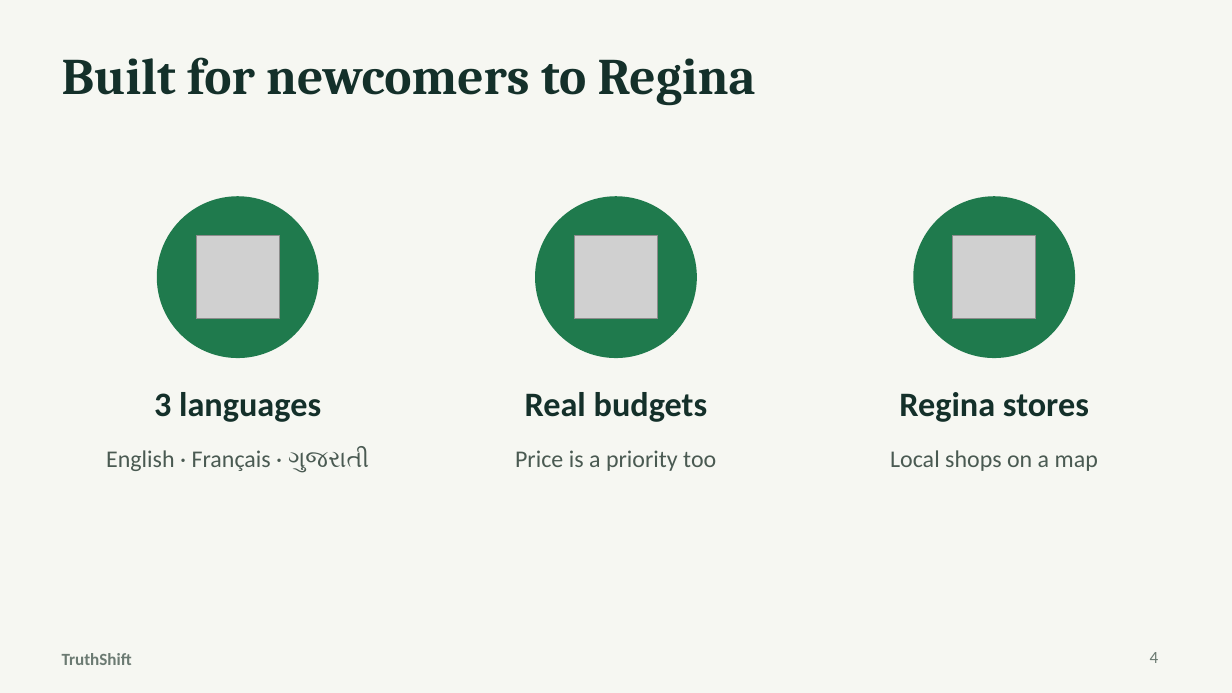
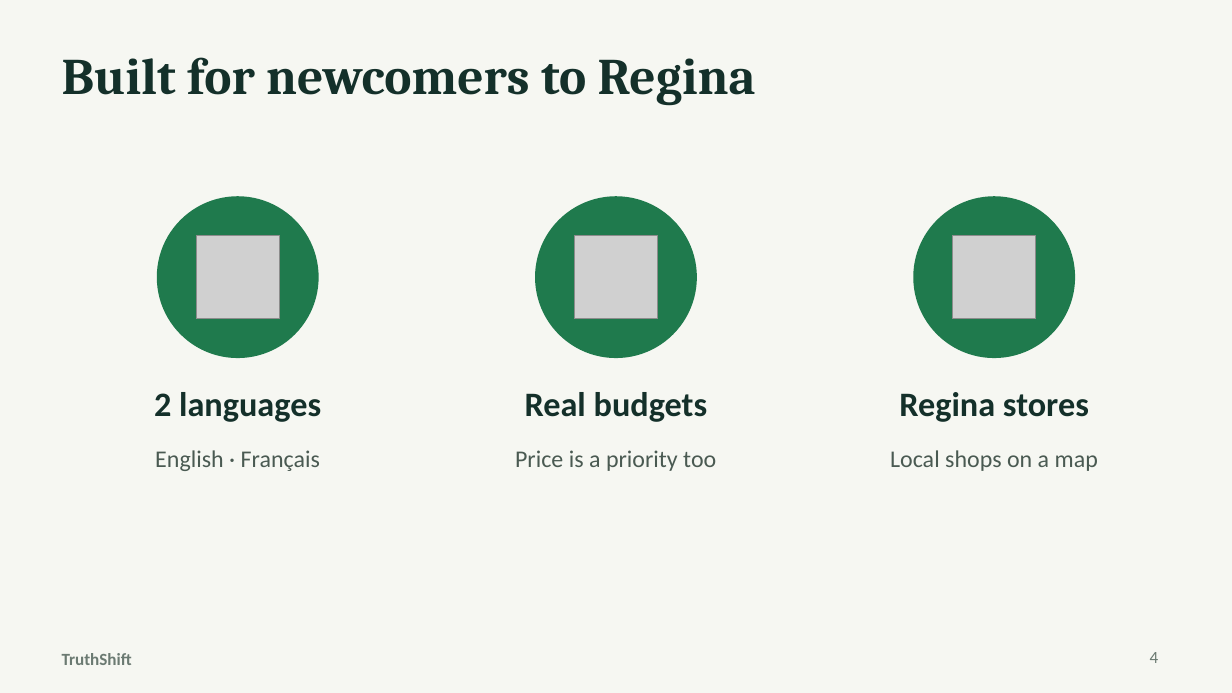
Before and after one commit to Nachiket-96/truthshift, a slide deck: slide 4 of presentation/TruthShift_Presentation.pptx. Drawn at 1232x693 pixels with LibreOffice and Linux fonts; fonts in the diff are those of the drawing; grey boxes stand for pictures. Boxes give left, top, right and bottom in pixels: in the first picture for what was removed or moved away, otherwise in the second. Text is boxed around its words. In the diff, an @@ line names an element or a change of style, - is before the commit and + after.

```diff
--- a/presentation/TruthShift_Presentation.pptx
+++ b/presentation/TruthShift_Presentation.pptx
@@ text at bbox=[154, 392, 321, 422]: text changed @@
-3 languages
+2 languages
@@ text at bbox=[155, 450, 320, 471]: text changed @@
-English · Français · ગુજરાતી
+English · Français
```
Also in this commit, not shown: 14 other files.
